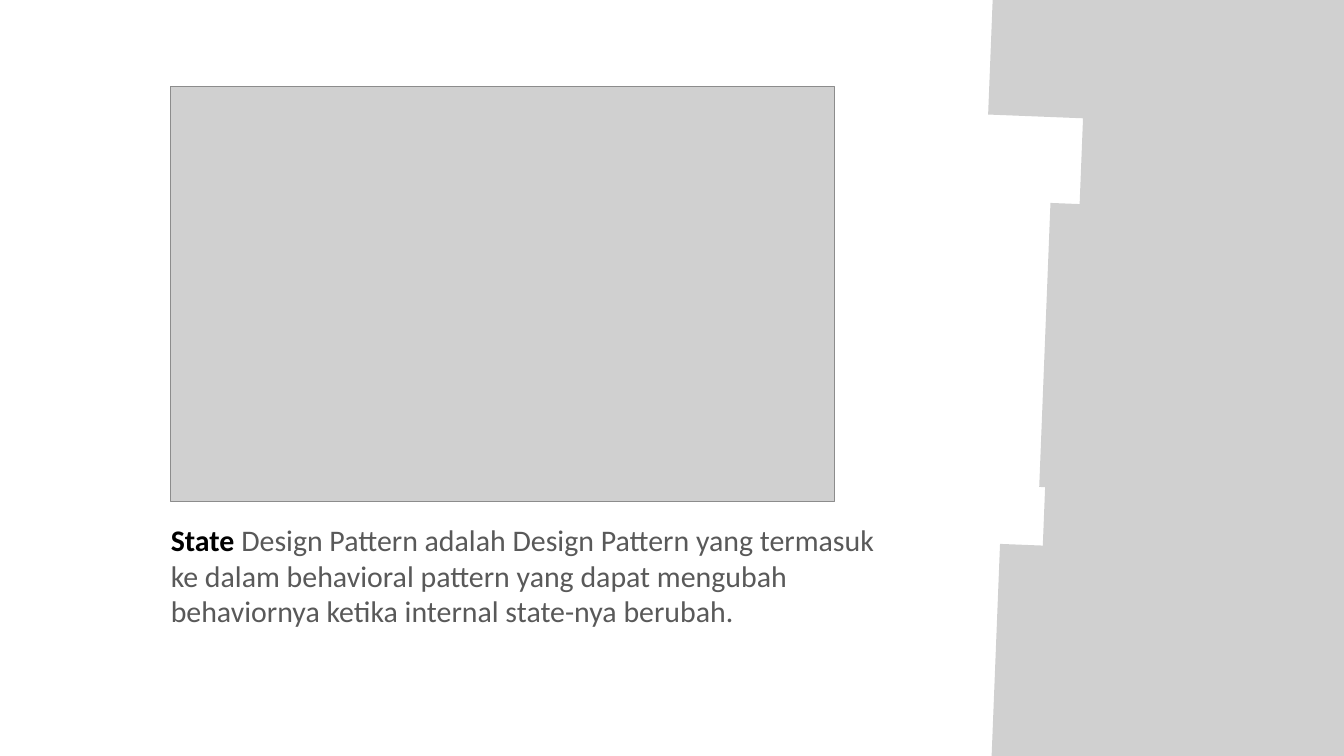
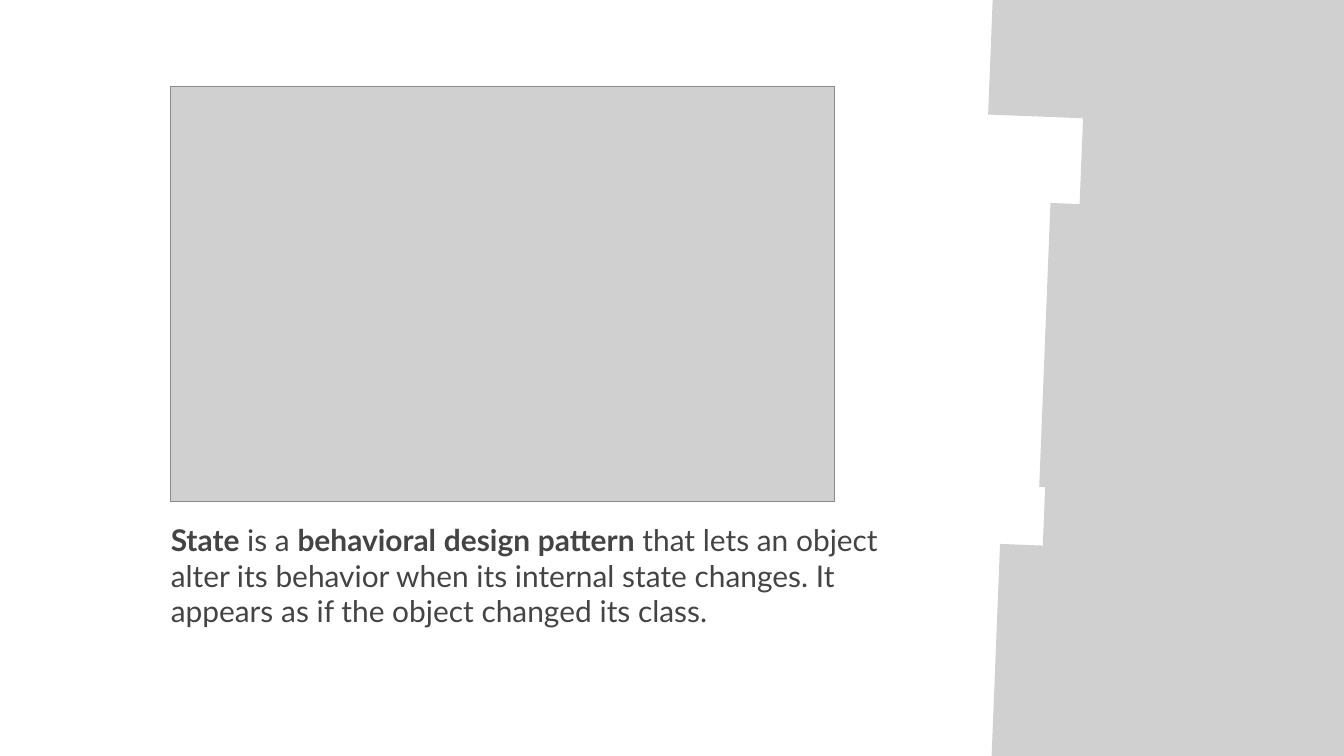
Before and after one commit to imdeni/designpattern, a slide deck: slide 2 of State.pptx. Drawn at 1344x756 pixels with LibreOffice and Linux fonts; fonts in the diff are those of the drawing; grey boxes stand for pictures. Boxes give left, top, right and bottom in pixels: in the first picture for what was removed or moved away, otherwise in the second. Text is boxed around its words. In the diff, an @@ line names an element or a change of style, - is before the commit and + after.

```diff
--- a/State.pptx
+++ b/State.pptx
@@ text at <box>171,529,878,628</box>: text changed; font Calibri to Lato; text colour #595959 to #444444 @@
-State Design Pattern adalah Design Pattern yang termasuk ke dalam behavioral pattern yang dapat mengubah behaviornya ketika internal state-nya berubah.
+State is a behavioral design pattern that lets an object alter its behavior when its internal state changes. It appears as if the object changed its class.
```
Also in this commit, not shown: 3 other slides changed, 2 slides added, 1 slide removed, 14 other files.
